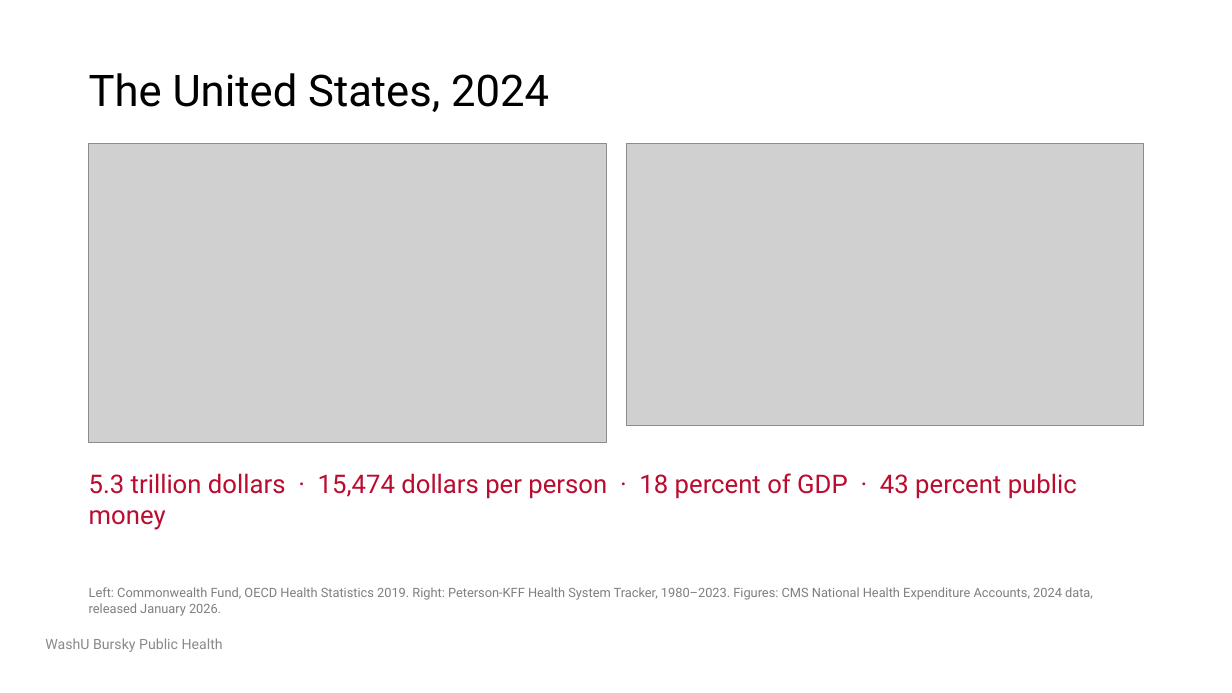
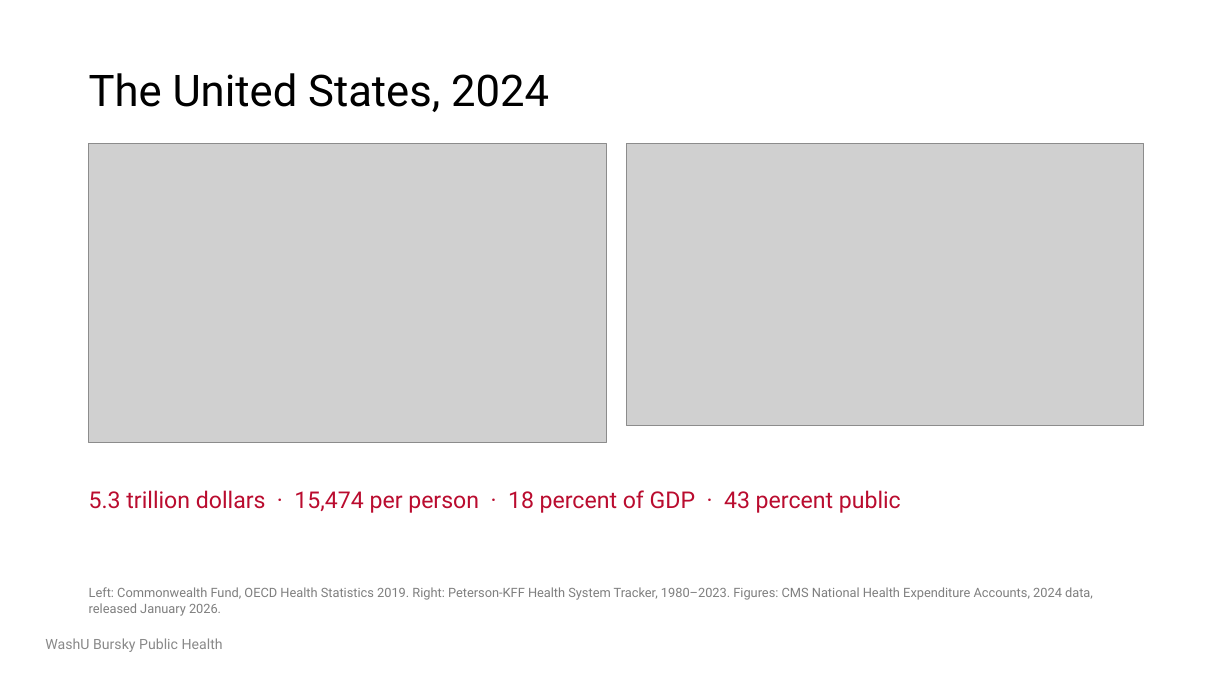
Before and after one commit to MrMoh19/speechify-personal, a slide deck: slide 21 of projects/phs1000/PHS1000_Health_Economics_27Oct2026.pptx. Drawn at 1232x693 pixels with LibreOffice and Linux fonts; fonts in the diff are those of the drawing; grey boxes stand for pictures. Boxes give left, top, right and bottom in pixels: in the first picture for what was removed or moved away, otherwise in the second. Text is boxed around its words. In the diff, an @@ line names an element or a change of style, - is before the commit and + after.

```diff
--- a/projects/phs1000/PHS1000_Health_Economics_27Oct2026.pptx
+++ b/projects/phs1000/PHS1000_Health_Economics_27Oct2026.pptx
@@ text at [89, 490, 901, 513]: text changed; size 20 to 18 pt @@
-5.3 trillion dollars · 15,474 dollars per person · 18 percent of GDP · 43 percent public money
+5.3 trillion dollars · 15,474 per person · 18 percent of GDP · 43 percent public
```
